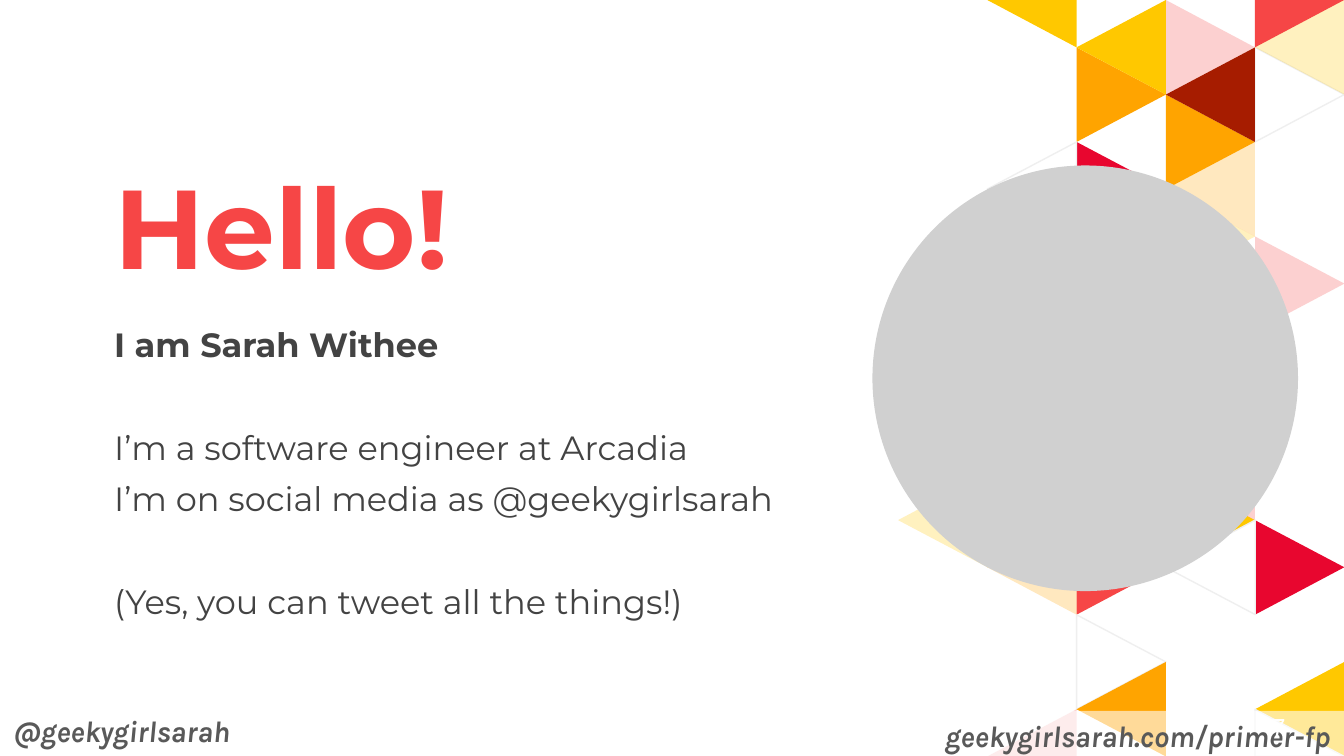
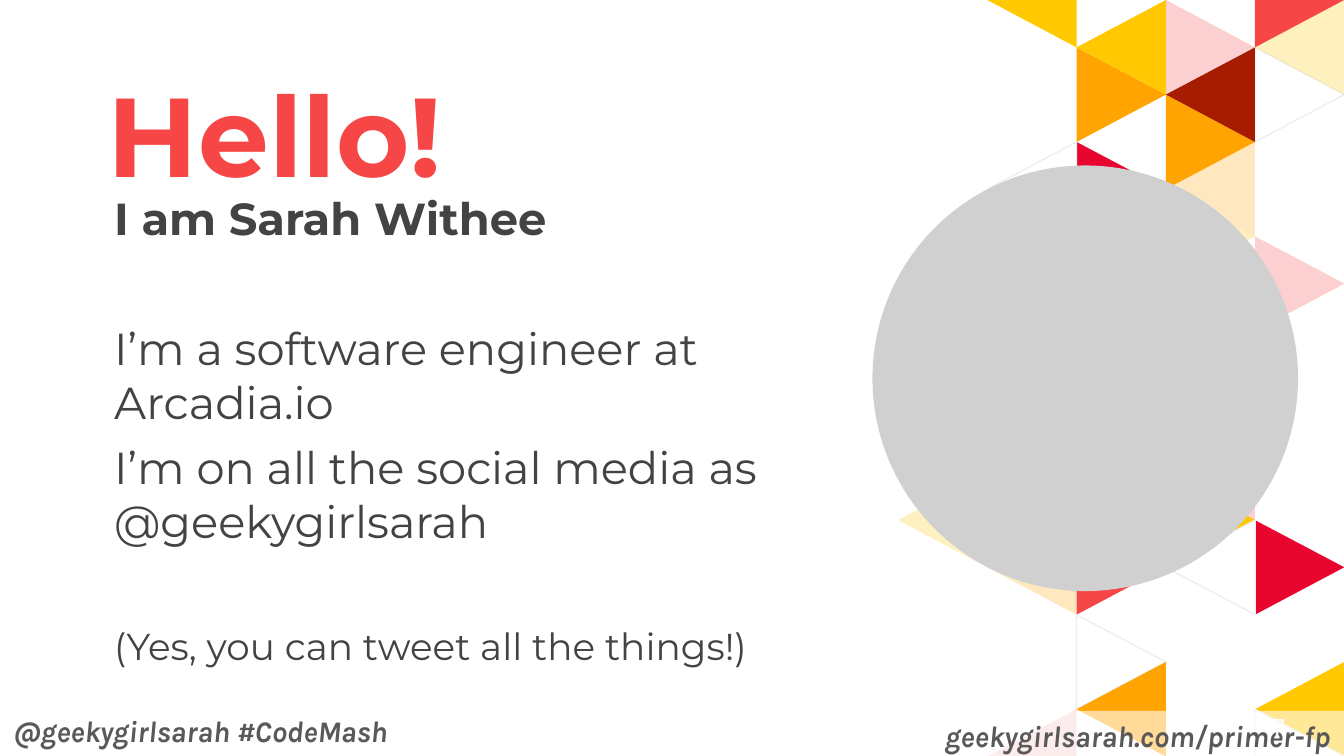
Before and after one commit to geekygirlsarah/talk-a_primer_on_functional_programming, a slide deck: slide 7 of A Primer on Functional Programming.pptx. Drawn at 1344x756 pixels with LibreOffice and Linux fonts; fonts in the diff are those of the drawing; grey boxes stand for pictures. Boxes give left, top, right and bottom in pixels: in the first picture for what was removed or moved away, otherwise in the second. Text is boxed around its words. In the diff, an @@ line names an element or a change of style, - is before the commit and + after.

Commit message:
Update slides from CodeMash 2019

```diff
--- a/A Primer on Functional Programming.pptx
+++ b/A Primer on Functional Programming.pptx
@@ title "Hello!" rewrapped from [114,186,448,270] to [108,94,442,202] @@
@@ subtitle "I am Sarah Withee": place and size @@
-subtitle "I am Sarah Withee" at [114,330,773,621]
+subtitle "I am Sarah Withee" at [114,199,757,668]
@@ subtitle at [114,199,747,668]: size 18 to 24 pt in "I am Sarah Withee"; size 18 to 20 pt in "(Yes, you can tweet all the things!)" @@
@@ subtitle at [114,331,757,547]: text changed; size 18 to 24 pt @@
-I’m a software engineer at Arcadia
-I’m on social media as @geekygirlsarah
+I’m a software engineer at
+Arcadia.io
+I’m on all the social media as
+@geekygirlsarah
@@ text at [13,721,388,750]: text changed @@
-@geekygirlsarah
+@geekygirlsarah #CodeMash
```
Also in this commit, not shown: 62 other slides changed, 3 slides added, 1 other file.
